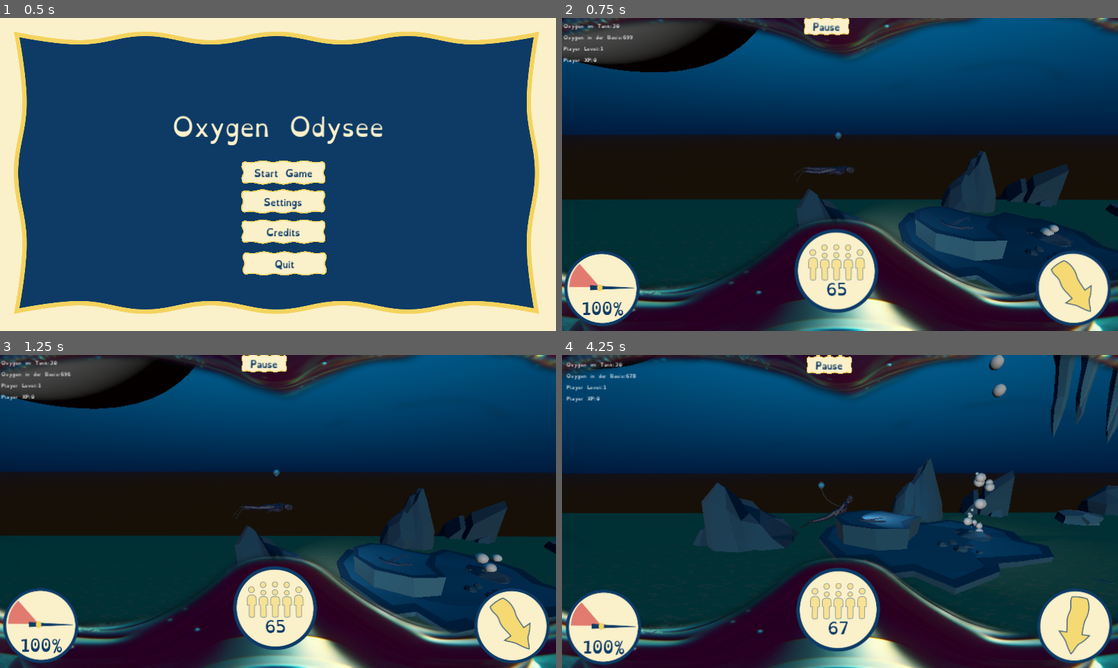
Above: before the commit, frames 1-4 (two rows, left to right).
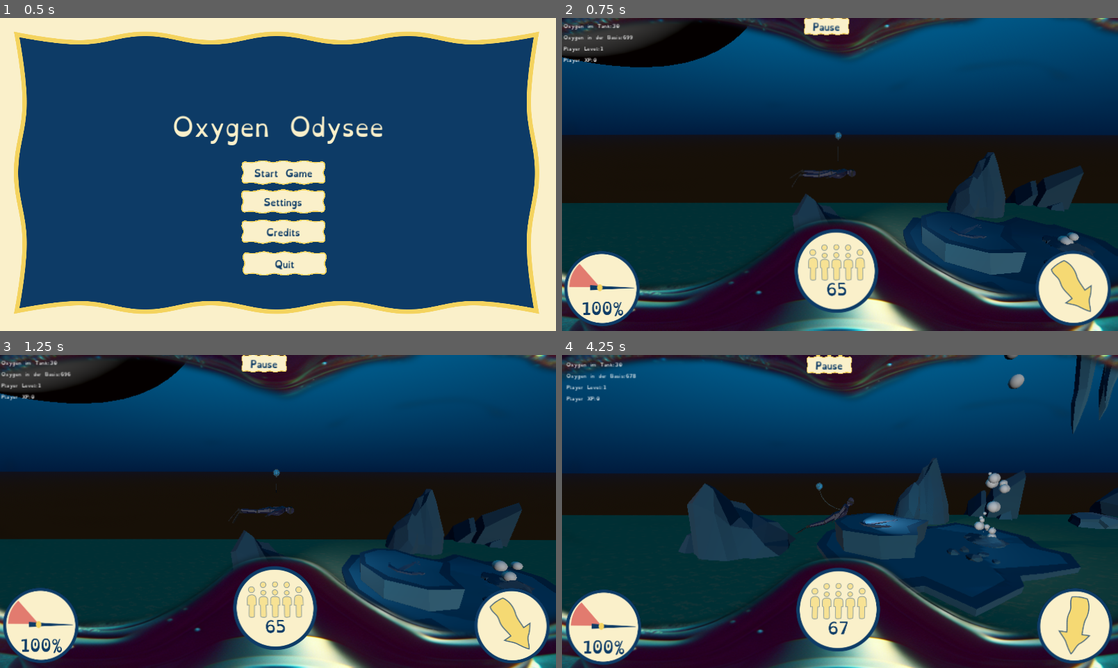
Above: after the commit, the same moments.

Repository: bastifpv/GGJ25
Game: Godot game, scene res://scenes/menu.tscn
The game is run twice, just before and just after one commit, with the same random seed, the same clock (stepped at 60 frames per second) and the same inputs.
Inputs:
- Up to frame 1 (0.5 s): no input
- Up to frame 2 (0.75 s): click "Start Game" at 0.5 s
- Up to frame 3 (1.25 s): no input
- Up to frame 4 (4.25 s): hold D (right) 1.28-2.03 s; hold S (down) 2.03-2.78 s; hold D (right) 2.78-3.53 s; hold W (up) from 3.53 s (still down)

Frame 1 is identical in both runs. In frame 2, 6.4% of the frame differs, in the area x 0-100%, y 1-90%; in frame 3, 7.2%; in frame 4, 9.1%, in the area x 0-100%, y 0-84%.

Commit message:
move cam

Diff:
--- a/scenes/startscene.tscn
+++ b/scenes/startscene.tscn
@@ -292,7 +292,7 @@
 shape = SubResource("CapsuleShape3D_vv0bg")
 
 [node name="Camera3D" type="Camera3D" parent="PlayerRig/Player"]
-transform = Transform3D(1, 0, 0, 0, 0.982287, 0.187381, 0, -0.187381, 0.982287, 0, 1.214, 7.205)
+transform = Transform3D(1, 0, 0, 0, 0.982287, 0.187381, 0, -0.187381, 0.982287, 0, 1.214, 6.57374)
 
 [node name="diver" parent="PlayerRig/Player" instance=ExtResource("30_xbtnc")]
 transform = Transform3D(1, 0, 0, 0, 1, 0, 0, 0, 1, 0, 0, 0.107)
Not shown: 1 places in scenes/prefabs/chunks/chunk1.tscn that only renumber resources
Not shown: 1 places in scenes/startscene.tscn that only renumber resources
